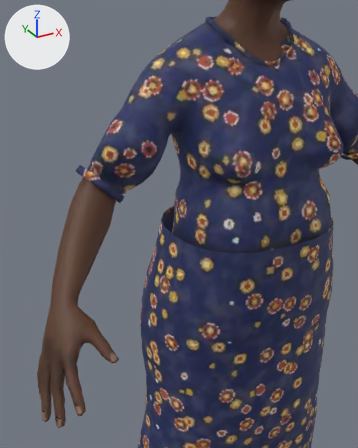
One commit to the glTF model game/public/customers/woman_market.glb: the scene before it, then after it.
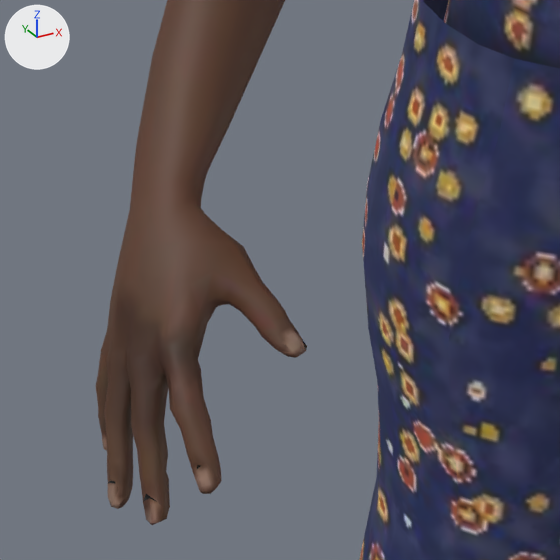
Old and new are each drawn from a 50 mm camera at (-0.576, -0.812, 1.375) aimed at (-0.276, -0.267, 1.103) and again close up on the part from 0% to 60% of the width and 50% to 99% of the height. Arrows for +X, +Y and +Z are at upper left; the lights stay in place. The first two pictures are the older version. Where no turn or scale is listed for an object, it has been applied to the vertices.

The older version as bpy lines, for what is in view:
```python
me_woman_market_body = bpy.data.meshes.new('woman_market_body')
me_woman_market_body.from_pydata(...)  # 7164 vertices, 14142 faces; spans x -0.49..0.49, y -0.32..0.12, z 0.0..1.63
me_woman_market_body.materials.append(mat_baked_woman_market)
ob_woman_market_body = bpy.data.objects.new('woman_market_body', me_woman_market_body)
ob_woman_market_body.location = (0.0, 0.0, 0.0)
```
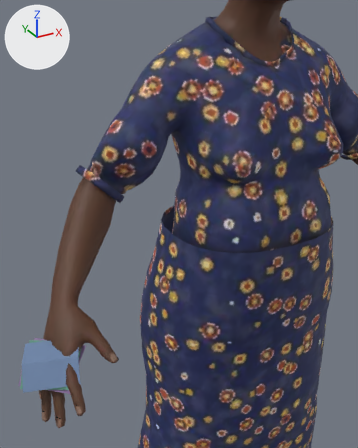
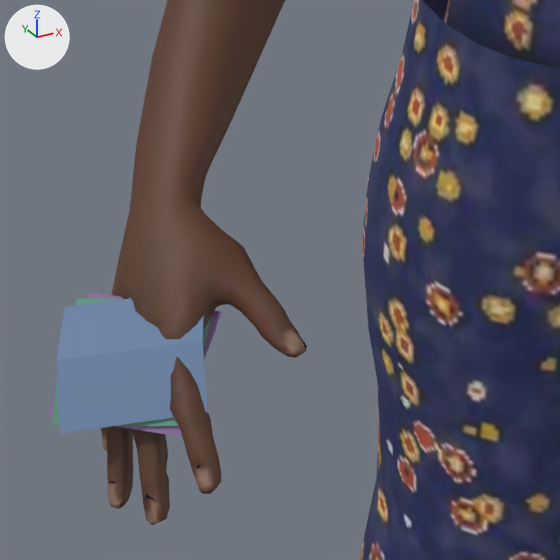
The change, as a list of edits to the scene's bpy script:
```text
Add mat_notes_2:
    mat_notes_2 = principled_material('notes_2')
    mat_notes_2.base_color = (0.15, 0.231, 0.392)  # blue #6c84a8
    mat_notes_2.roughness = 0.7
Add mat_notes_0:
    mat_notes_0 = principled_material('notes_0')
    mat_notes_0.base_color = (0.254, 0.159, 0.342)  # purple #8a6f9e
    mat_notes_0.roughness = 0.7
Add mat_notes_1:
    mat_notes_1 = principled_material('notes_1')
    mat_notes_1.base_color = (0.114, 0.323, 0.227)  # green #5f9a83
    mat_notes_1.roughness = 0.7
Add me_woman_market_notes:
    me_woman_market_notes.from_pydata([(-0.0091, 0.0491, 0.0123), (0.0508, 0.0042, 0.0069), (0.0291, -0.0238, -0.0001), (-0.0307, 0.0211, 0.0053), (0.0137, -0.0411, -0.0277), (-0.0461, 0.0038, -0.0224), (-0.0164, 0.0467, 0.0124), (0.0486, 0.0092, 0.0124), (0.0309, -0.0214, 0.0051), (-0.034, 0.0161, 0.0051), (0.0194, -0.0413, -0.0227), (-0.0455, -0.0038, -0.0227), (-0.024, 0.0431, 0.0117), (0.0452, 0.0148, 0.0177), (0.0323, -0.0182, 0.0107), (-0.0369, 0.0102, 0.0047), (0.0256, -0.0404, -0.0168), (-0.0436, -0.0121, -0.0229)], [], [(0, 1, 2), (0, 2, 3), (3, 2, 4), (3, 4, 5), (6, 7, 8), (6, 8, 9), (9, 8, 10), (9, 10, 11), (12, 13, 14), (12, 14, 15), (15, 14, 16), (15, 16, 17)])
    for i in [*range(4, 8)]: me_woman_market_notes.polygons[i].material_index = 1
    for i in [*range(8, 12)]: me_woman_market_notes.polygons[i].material_index = 2
    me_woman_market_notes.materials.append(mat_notes_0)  # purple #8a6f9e
    me_woman_market_notes.materials.append(mat_notes_1)  # green #5f9a83
    me_woman_market_notes.materials.append(mat_notes_2)  # blue #6c84a8
Add ob_woman_market_notes:
    ob_woman_market_notes = bpy.data.objects.new('woman_market_notes', me_woman_market_notes)
    ob_woman_market_notes.location = (-0.4664, -0.2549, 0.9329)
```

Boxes [x1, y1, x2, y2] around the edits, measured in the close-ups (560 x 560 px):
'woman_market_notes', added
    after: [48, 292, 223, 437]
    faces in mat_notes_2 (blue #6c84a8): [56, 298, 208, 434]
    faces in mat_notes_0 (purple #8a6f9e): [48, 292, 223, 437]
    faces in mat_notes_1 (green #5f9a83): [52, 298, 211, 426]
